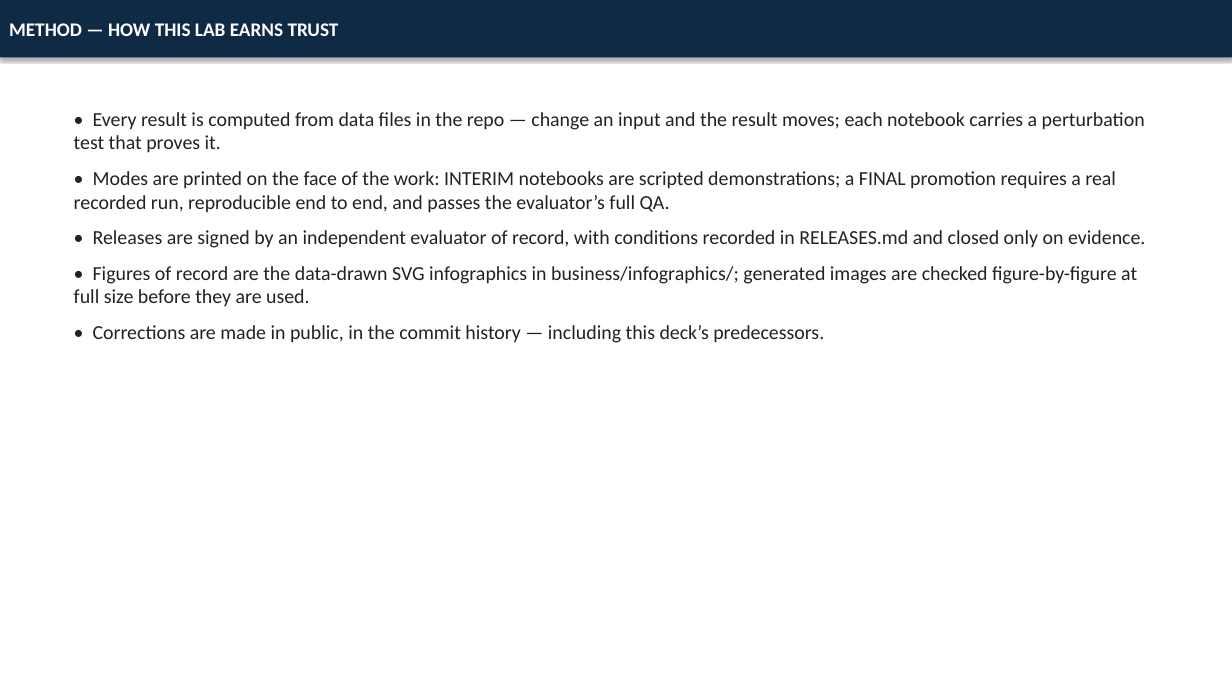
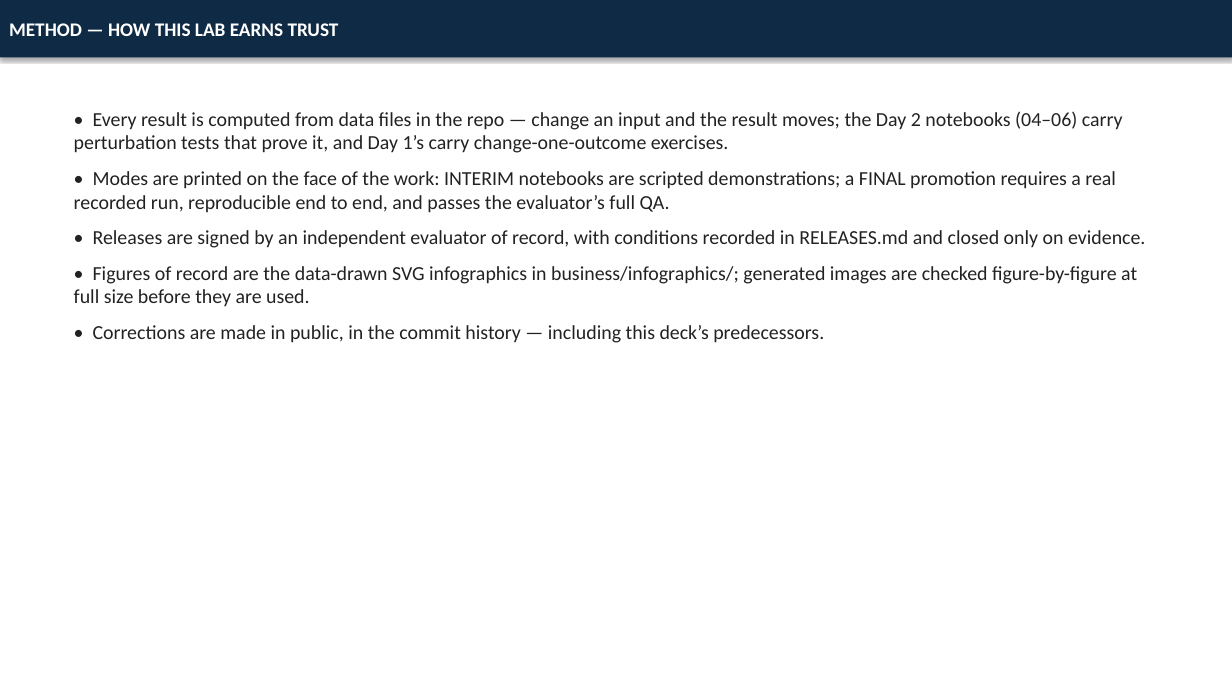
Before and after one commit to GAI-Engineering/poc-learning-lab, a slide deck: slide 10 of business/POC-BUSINESS-CASE-DECK.pptx. Drawn at 1232x693 pixels with LibreOffice and Linux fonts; fonts in the diff are those of the drawing. Boxes give left, top, right and bottom in pixels: in the first picture for what was removed or moved away, otherwise in the second. Text is boxed around its words. In the diff, an @@ line names an element or a change of style, - is before the commit and + after.

```diff
--- a/business/POC-BUSINESS-CASE-DECK.pptx
+++ b/business/POC-BUSINESS-CASE-DECK.pptx
@@ text at (x1=74, y1=111, x2=1123, y2=153): text changed @@
-• Every result is computed from data files in the repo — change an input and the result moves; each notebook carries a perturbation test that proves it.
+• Every result is computed from data files in the repo — change an input and the result moves; the Day 2 notebooks (04–06) carry perturbation tests that prove it, and Day 1’s carry change-one-outcome exercises.
```
Also in this commit, not shown: 1 other slide changed, 1 other file.
